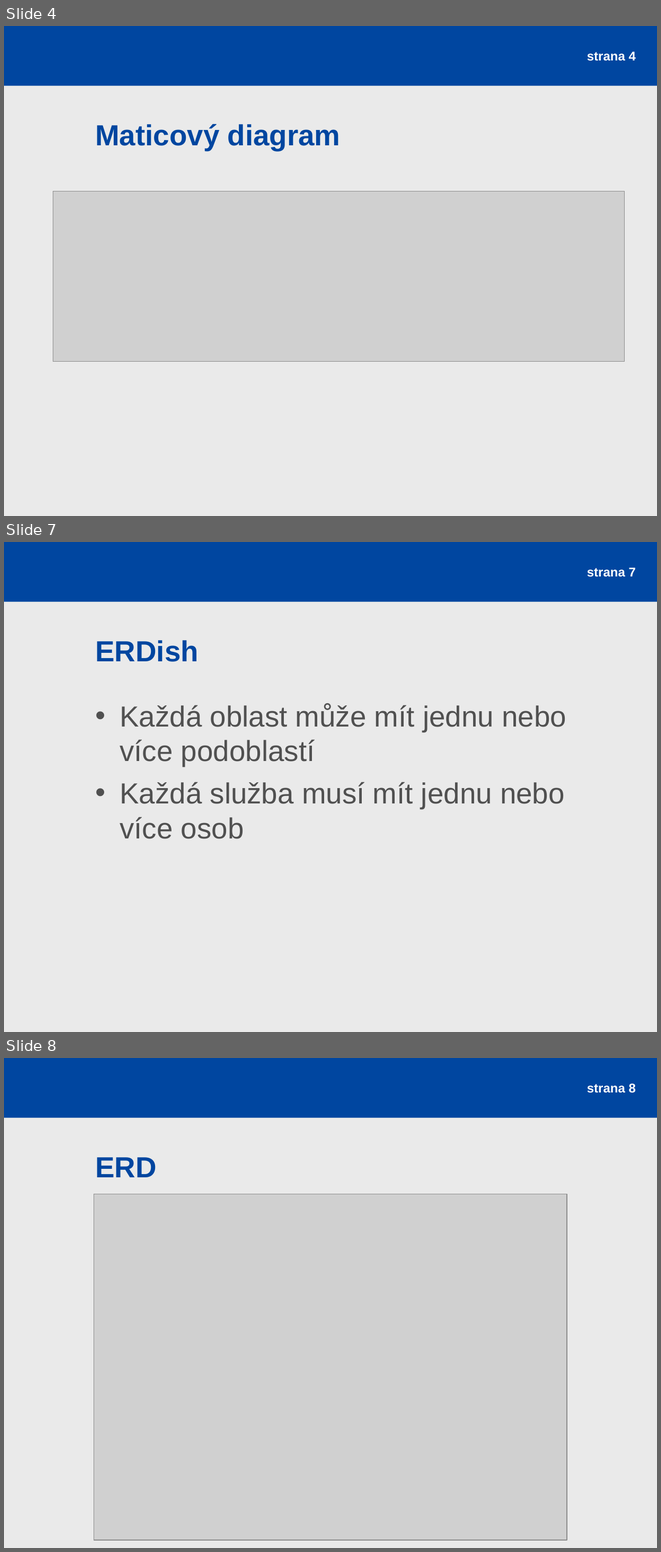
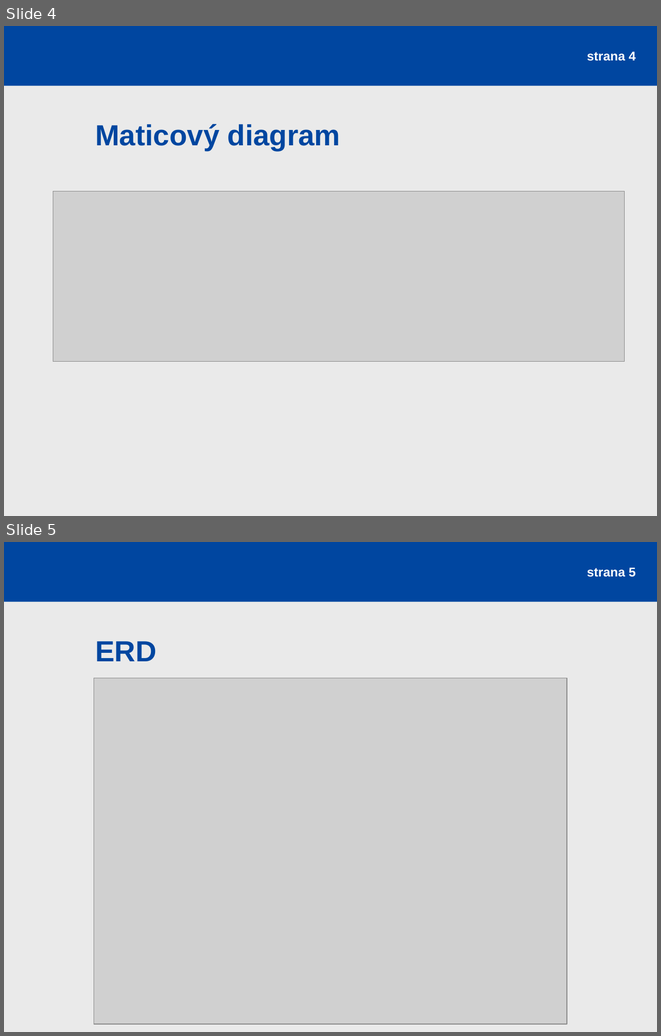
Before and after one commit to rajzik/databaze, a slide deck: prezentace.ppt. Shown one above the other, each under a label of ours: slides 4, 7 and 8 before the commit, slides 4 and 5 after it; the slides between them are not shown. The pictures are 661x1552 and 661x1036 pixels, drawn with LibreOffice and Linux fonts; fonts in the diff are those of the drawing; grey boxes stand for pictures. Boxes give left, top, right and bottom in pixels: in the first picture for what was removed or moved away, otherwise in the second. Text is boxed around its words. In the diff, an @@ line names an element or a change of style, - is before the commit and + after.

Commit message:
ERDish gone

```diff
--- a/prezentace.ppt
+++ b/prezentace.ppt
@@ slide 7 removed at bbox=[4, 542, 657, 1032], background #EAEAEA; not listed: 1 template element that a slide beside it also shows @@
@@ page number removed at bbox=[587, 567, 636, 577] @@
-strana 7
@@ title removed at bbox=[95, 640, 199, 662] @@
-ERDish
@@ text removed at bbox=[120, 704, 566, 839] @@
-• Každá oblast může mít jednu nebo více podoblastí
-• Každá služba musí mít jednu nebo více osob
@@ what was slide 8 is now slide 5 @@
@@ page number at bbox=[587, 567, 636, 577]: text changed @@
-strana 8
+strana 5
```
Also in this commit, not shown: 2 other slides removed.
